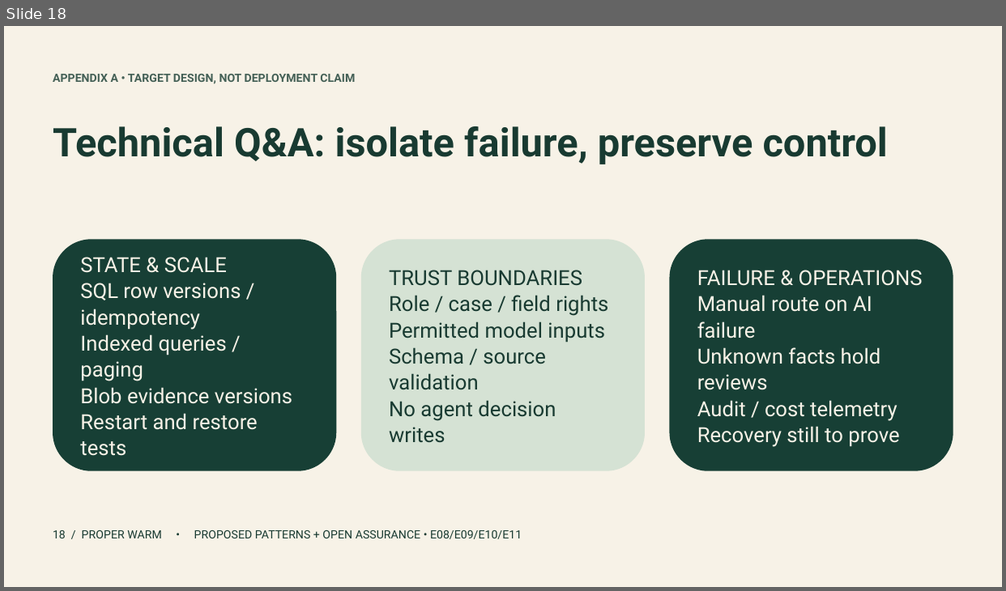
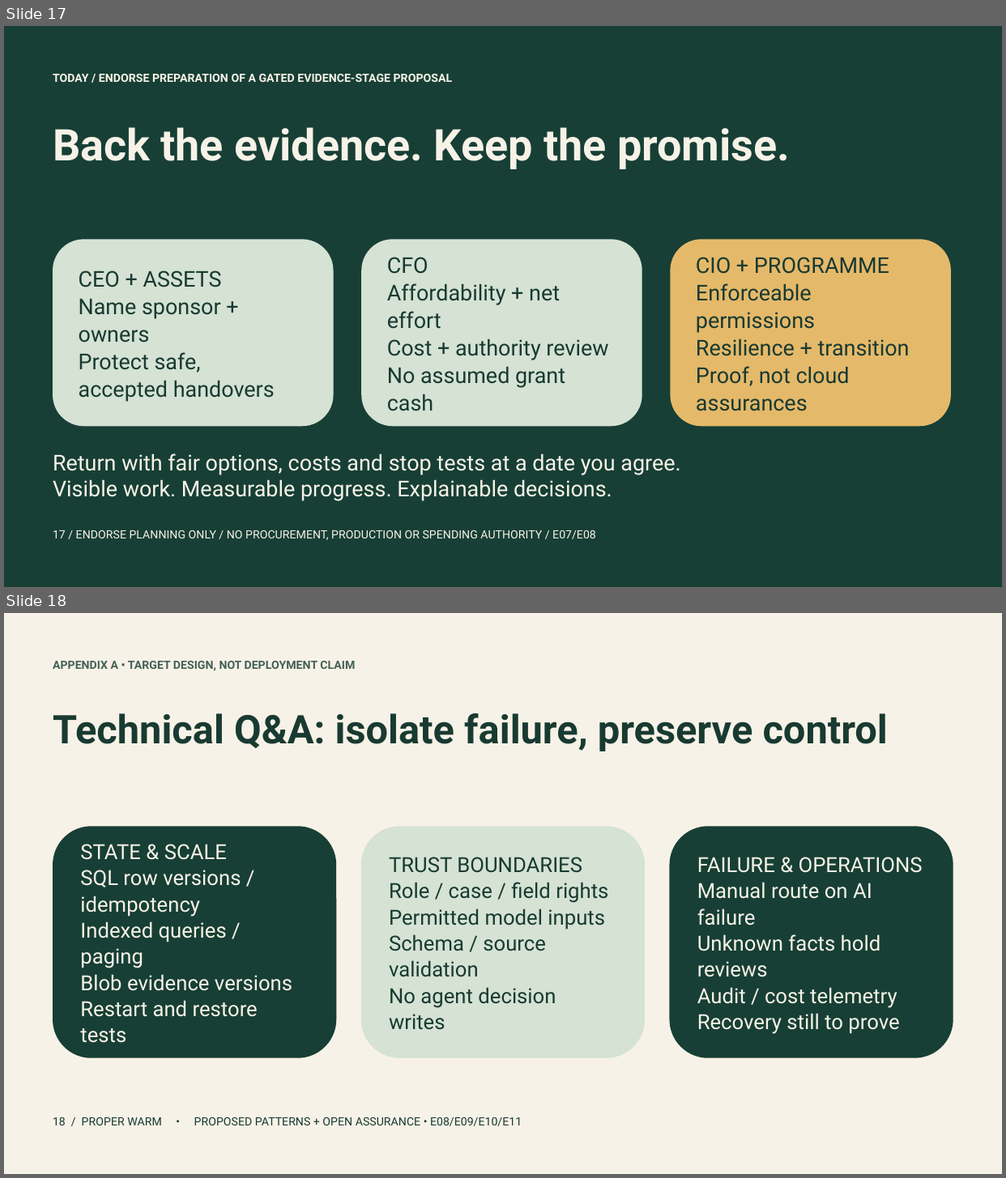
Before and after one commit to jmservera/ama, a slide deck: docs/capstone/deck/proper-warm-executive-draft.pptx. Shown one above the other, each under a label of ours: slide 18 before the commit, slides 17 and 18 after it. The pictures are 1006x591 and 1006x1178 pixels, drawn with LibreOffice and Linux fonts; fonts in the diff are those of the drawing. Boxes give left, top, right and bottom in pixels: in the first picture for what was removed or moved away, otherwise in the second. Text is boxed around its words. In the diff, an @@ line names an element or a change of style, - is before the commit and + after.

```diff
--- a/docs/capstone/deck/proper-warm-executive-draft.pptx
+++ b/docs/capstone/deck/proper-warm-executive-draft.pptx
@@ slide 17 added at <box>4,26,1002,587</box>, background #173F35 @@
@@ text added at <box>53,74,453,82</box>, 11 pt, text #F7F2E7, bold @@
+TODAY / ENDORSE PREPARATION OF A GATED EVIDENCE-STAGE PROPOSAL
@@ text added at <box>53,127,790,169</box>, 42 pt, text #F7F2E7, bold @@
+Back the evidence. Keep the promise.
@@ rounded rectangle added at <box>53,239,334,426</box>, fill #D5E2D4, 21 pt, text #183A31 @@
+CEO + ASSETS
+Name sponsor + owners
+Protect safe,
+accepted handovers
@@ rounded rectangle added at <box>362,239,642,426</box>, fill #D5E2D4, 21 pt, text #183A31 @@
+CFO
+Affordability + net effort
+Cost + authority review
+No assumed grant cash
@@ rounded rectangle added at <box>671,239,951,426</box>, fill #E5B96A, 21 pt, text #183A31 @@
+CIO + PROGRAMME
+Enforceable permissions
+Resilience + transition
+Proof, not cloud assurances
@@ text added at <box>53,454,680,501</box>, 21 pt, text #F7F2E7 @@
+Return with fair options, costs and stop tests at a date you agree.
+Visible work. Measurable progress. Explainable decisions.
@@ text added at <box>53,531,596,540</box>, 11 pt, text #F7F2E7 @@
+17 / ENDORSE PLANNING ONLY / NO PROCUREMENT, PRODUCTION OR SPENDING AUTHORITY / E07/E08
```
Also in this commit, not shown: 5 slides changed, 12 other slides added, 13 slides removed, 37 other files.
